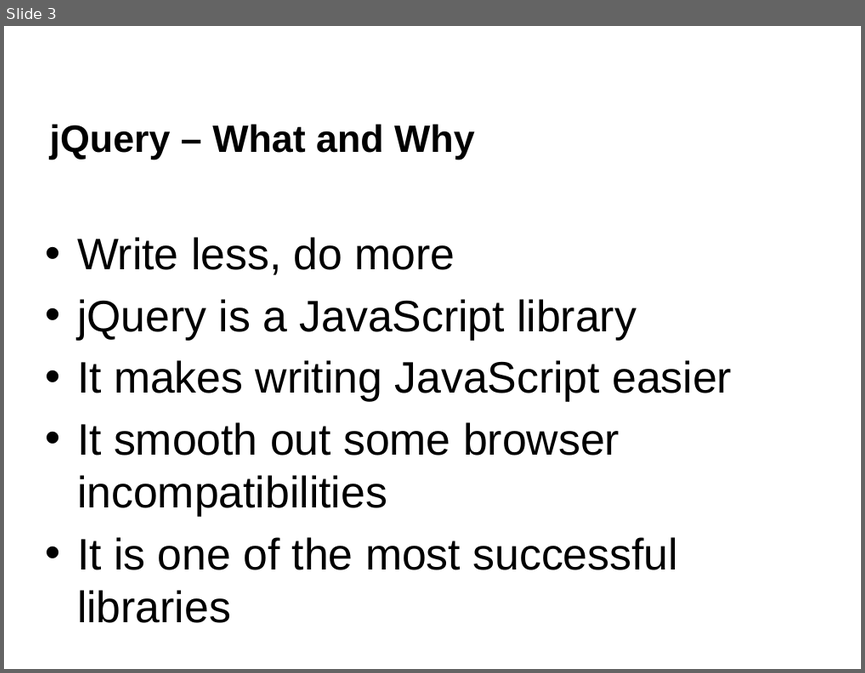
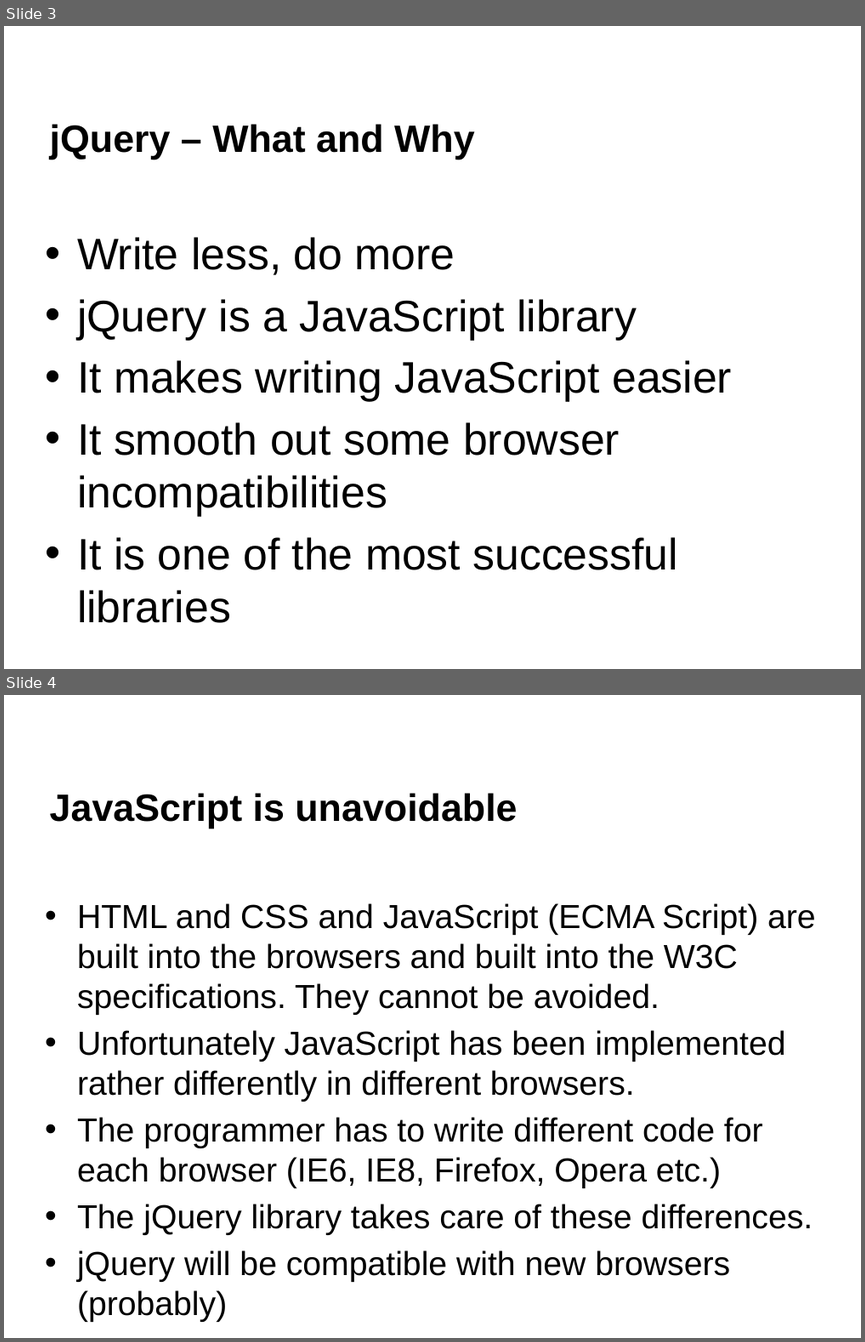
Before and after one commit to napier40000036/jQueryTutorial, a slide deck: jQuery L01 Introduction.pptx. Shown one above the other, each under a label of ours: slide 3 before the commit, slides 3 and 4 after it. The pictures are 865x673 and 865x1342 pixels, drawn with LibreOffice and Linux fonts; fonts in the diff are those of the drawing; background and template pictures are left out. Boxes give left, top, right and bottom in pixels: in the first picture for what was removed or moved away, otherwise in the second. Text is boxed around its words. In the diff, an @@ line names an element or a change of style, - is before the commit and + after.

```diff
--- a/jQuery L01 Introduction.pptx
+++ b/jQuery L01 Introduction.pptx
@@ slide 4 added at (4,695,861,1338), background #FFFFFF @@
@@ title added at (50,793,517,828), 32 pt, text #000000, bold @@
+JavaScript is unavoidable
@@ text added at (77,903,816,1281), 28 pt, text #000000 @@
+• HTML and CSS and JavaScript (ECMA Script) are built into the browsers and built into the W3C specifications. They cannot be avoided.
+• Unfortunately JavaScript has been implemented rather differently in different browsers.
+• The programmer has to write different code for each browser (IE6, IE8, Firefox, Opera etc.)
+• The jQuery library takes care of these differences.
+• jQuery will be compatible with new browsers (probably)
```
Also in this commit, not shown: 7 slides changed, 15 other slides added, 3 slides removed, 2 other files.
